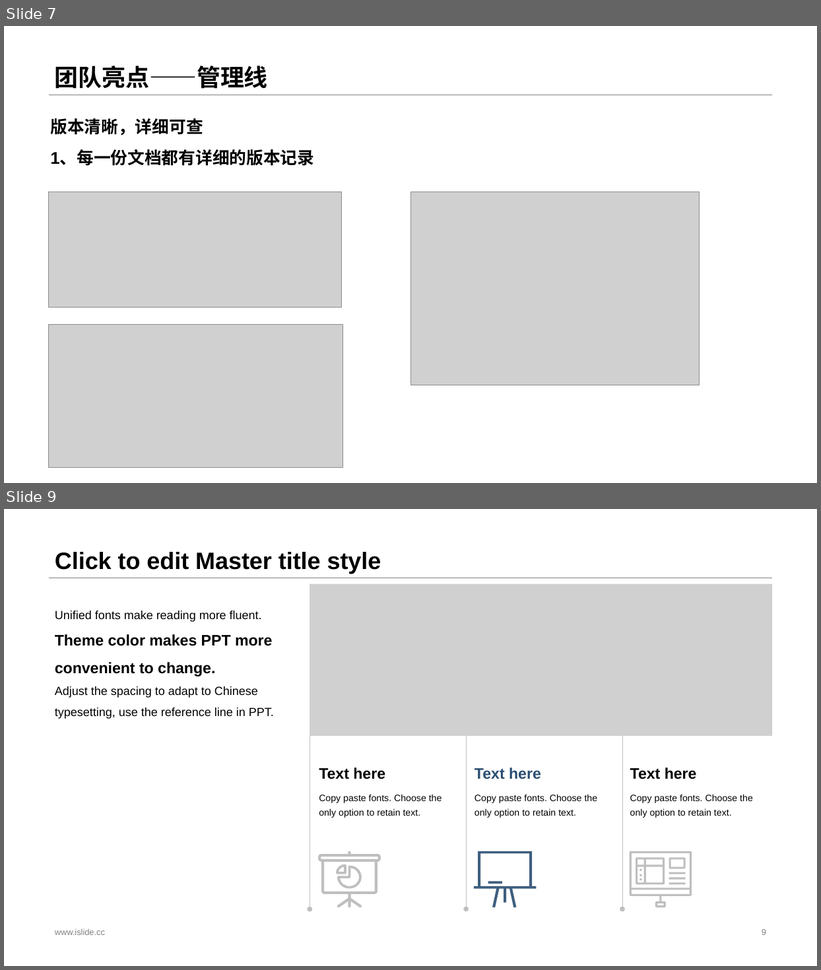
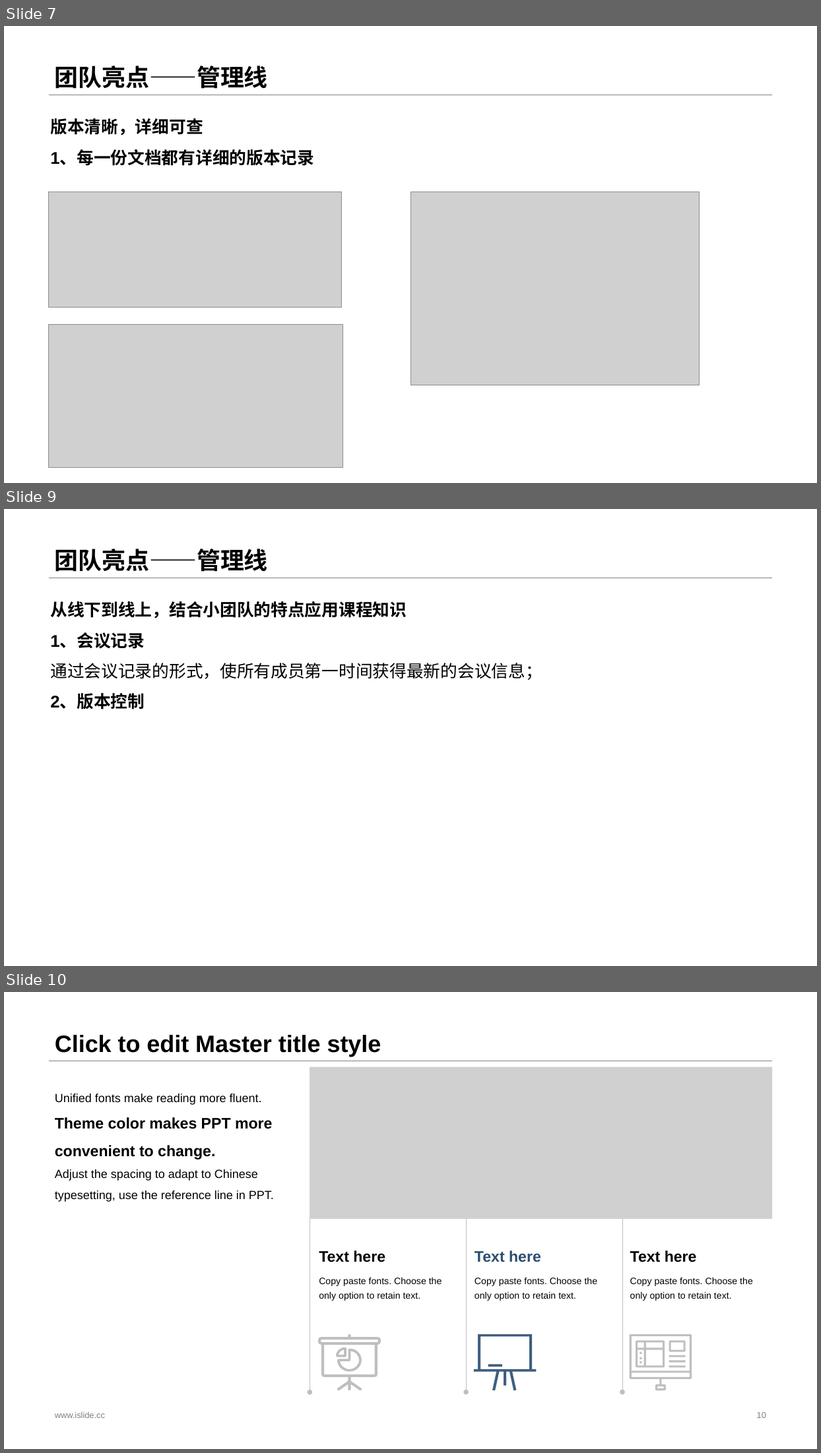
Before and after one commit to sebuaa2019/Team108, a slide deck: 申优答辩工作/申优答辩/Team108-申优答辩.pptx. Shown one above the other, each under a label of ours: slides 7 and 9 before the commit, slides 7, 9 and 10 after it; the slides between them are not shown. The pictures are 821x970 and 821x1453 pixels, drawn with LibreOffice and Linux fonts; fonts in the diff are those of the drawing; grey boxes stand for pictures. Boxes give left, top, right and bottom in pixels: in the first picture for what was removed or moved away, otherwise in the second. Text is boxed around its words. In the diff, an @@ line names an element or a change of style, - is before the commit and + after.

```diff
--- a/申优答辩工作/申优答辩/Team108-申优答辩.pptx
+++ b/申优答辩工作/申优答辩/Team108-申优答辩.pptx
@@ slide 9 added at [4, 509, 817, 966], background #FFFFFF; not listed: 1 template element that a slide beside it also shows @@
@@ title added at [55, 549, 268, 572], 28 pt, text #000000, bold @@
+团队亮点——管理线
@@ text added at [50, 601, 543, 710], 20 pt, text #000000, bold @@
+从线下到线上，结合小团队的特点应用课程知识
+1、会议记录
+通过会议记录的形式，使所有成员第一时间获得最新的会议信息；
+2、版本控制
@@ what was slide 9 is now slide 10 @@
@@ page number at [757, 1412, 766, 1418]: text changed @@
-9
+10
```
Also in this commit, not shown: 1 slide changed.
